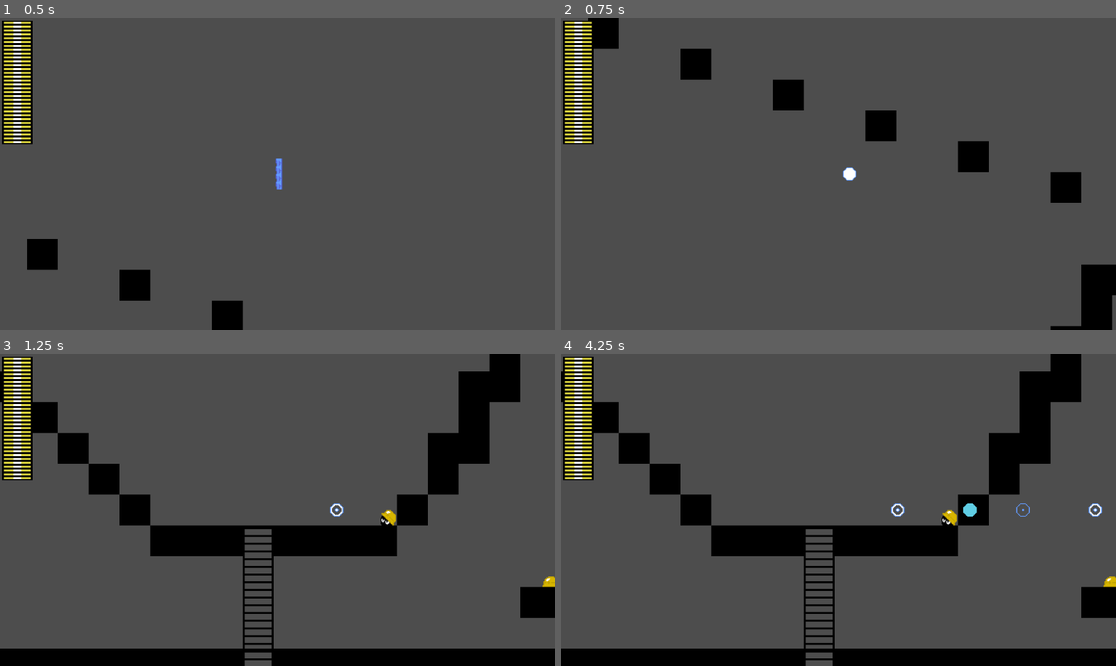
Above: before the commit, frames 1-4 (two rows, left to right).
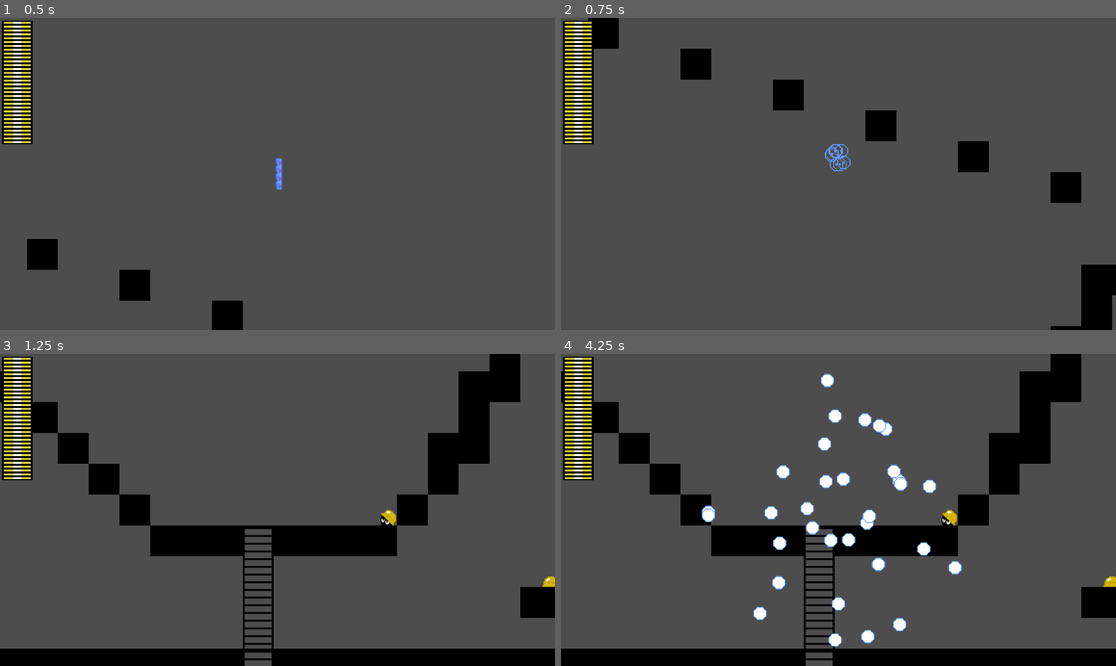
Above: after the commit, the same moments.

Repository: MegaMito/MegaMan-fangame-repo
Game: Godot game, scene res://test.tscn
Two runs of this game, one before a commit and one after it. Both use one fixed random seed, a clock stepped at 60 frames per second and the inputs below.
Inputs:
- Up to frame 1 (0.5 s): no input
- Up to frame 2 (0.75 s): tap Enter (ui_accept) at 0.5 s; hold D (right) from 0.53 s (still down); tap M (test) at 0.6 s
- Up to frame 3 (1.25 s): keep holding D (right); tap Space (jump) at 0.77 s
- Up to frame 4 (4.25 s): tap K (shoot) at 1.35 s; tap Space (jump) at 1.52, 3.02, 3.77 s; tap M (test) at 1.55, 2.3, 2.85, 3.6 s; release D (right) at 2.03 s; hold A (left) 2.03-2.78 s; tap L (slide) at 2.1 s; hold D (right) from 2.78 s (still down)

Frame 1 is identical in both runs. In frame 2, 0.3% of the frame differs, in the area x 47-54%, y 40-53%; in frame 3, less than 0.1%; in frame 4, 2.9%, in the area x 25-98%, y 6-94%.

Commit message:
death particles

Diff:
--- a/megaman.gd
+++ b/megaman.gd
@@ -2,7 +2,7 @@
 
 @onready var main = get_tree().get_root().get_node("main")
 @onready var projectile = load("res://lemon.tscn")
-@onready var explosion = load("res://explosion.tscn")
+@onready var player_death_explosion = load("res://player_death_explosion.tscn")
 
 const SPEED = 150.0
 const JUMP_VELOCITY = -600.0
@@ -271,14 +271,15 @@
 		invincible_timer = invincible_timer_max
 
 func dead():
-	var instance = explosion.instantiate()
+	var instance = player_death_explosion.instantiate()
 	isdead = true
 	velocity.y = 0
 	velocity.x = 0
 	$Node2D.visible = false
 
-	instance.spawnPos = global_position
+	#instance.spawnPos = global_position
 	add_child(instance)
+
 
 
 
--- /dev/null
+++ b/player_death_explosion.tscn
@@ -0,0 +1,31 @@
+[gd_scene format=3 uid="uid://xh1i30u3176u"]
+
+[ext_resource type="Texture2D" uid="uid://tmlxum1748l1" path="res://explosion1.png" id="1_1xkwg"]
+[ext_resource type="Texture2D" uid="uid://bhh1exj27d84d" path="res://explosion2.png" id="2_d2v0r"]
+[ext_resource type="Texture2D" uid="uid://btn7gd4xg318n" path="res://explosion3.png" id="3_jjnbj"]
+[ext_resource type="Texture2D" uid="uid://bgk6m4vrre4gk" path="res://explosion4.png" id="4_e5chq"]
+[ext_resource type="Texture2D" uid="uid://b353fe8jcbwr2" path="res://explosion5.png" id="5_uecop"]
+
+[sub_resource type="AnimatedTexture" id="AnimatedTexture_jhbks"]
+frames = 5
+speed_scale = 6.0
+frame_0/texture = ExtResource("1_1xkwg")
+frame_1/texture = ExtResource("2_d2v0r")
+frame_1/duration = 1.0
+frame_2/texture = ExtResource("3_jjnbj")
+frame_2/duration = 1.0
+frame_3/texture = ExtResource("4_e5chq")
+frame_3/duration = 1.0
+frame_4/texture = ExtResource("5_uecop")
+frame_4/duration = 1.0
+
+[node name="CPUParticles2D" type="CPUParticles2D" unique_id=1615859439]
+texture_filter = 1
+texture = SubResource("AnimatedTexture_jhbks")
+lifetime = 5.0
+explosiveness = 1.0
+direction = Vector2(0, 0)
+spread = 180.0
+gravity = Vector2(0, 0)
+initial_velocity_min = 50.0
+initial_velocity_max = 50.0
Binary file added: explosion1.png
Not shown, added: explosion1.png.import
Binary file added: explosion2.png
Not shown, added: explosion2.png.import
Binary file added: explosion3.png
Not shown, added: explosion3.png.import
Binary file added: explosion4.png
Not shown, added: explosion4.png.import
Binary file added: explosion5.png
Not shown, added: explosion5.png.import
